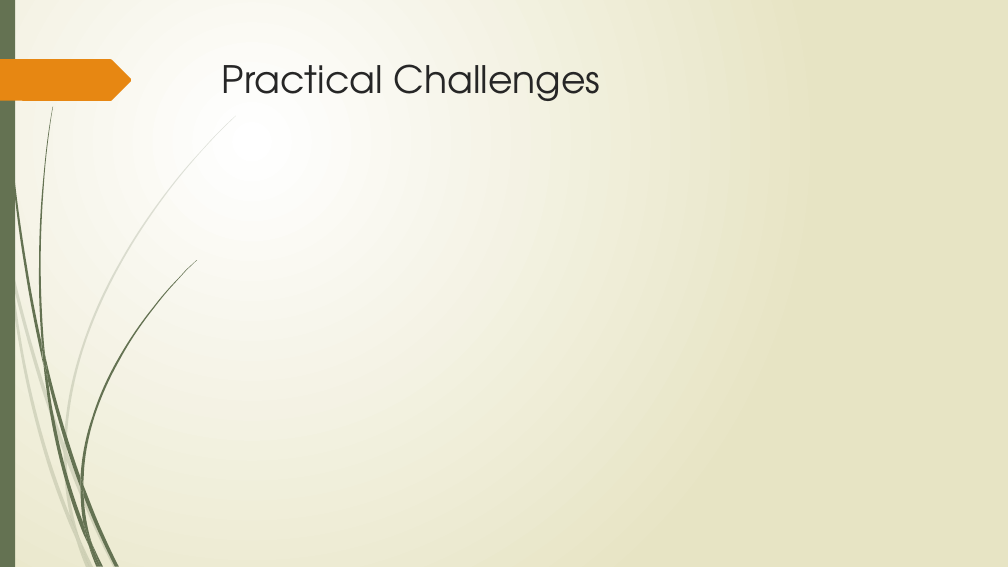
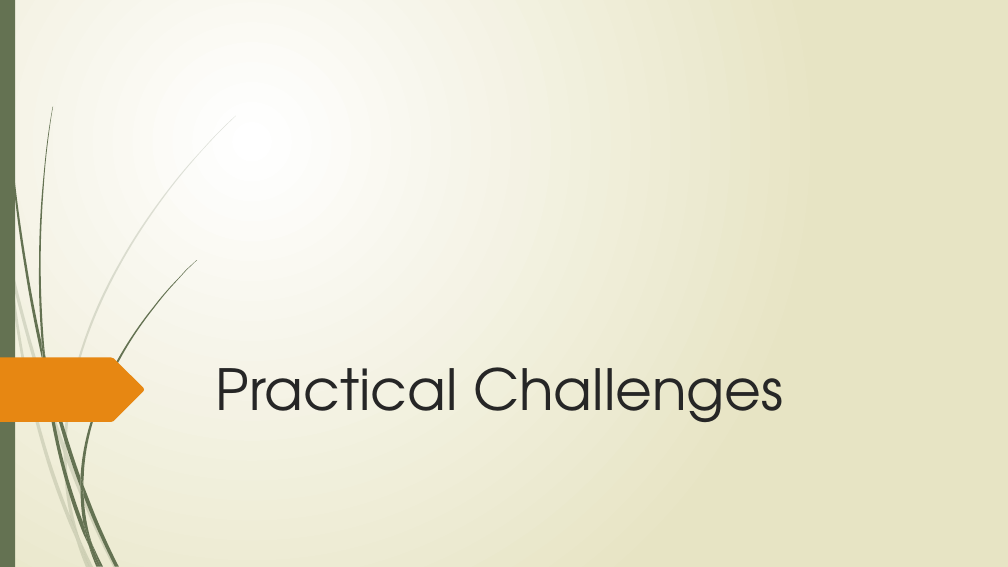
Before and after one commit to tieje/dogen, a slide deck: slide 12 of Presentation/SocialHub_FrancisT_06_23_2020.pptx (slide 9 before the commit). Drawn at 1008x567 pixels with LibreOffice and Linux fonts; fonts in the diff are those of the drawing. Boxes give left, top, right and bottom in pixels: in the first picture for what was removed or moved away, otherwise in the second. Text is boxed around its words. In the diff, an @@ line names an element or a change of style, - is before the commit and + after.

```diff
--- a/Presentation/SocialHub_FrancisT_06_23_2020.pptx
+++ b/Presentation/SocialHub_FrancisT_06_23_2020.pptx
@@ freeform shape: place and size @@
-freeform shape at (0, 59, 132, 101)
+freeform shape at (0, 358, 144, 422)
@@ title "Practical Challenges": place and size @@
-title "Practical Challenges" at (222, 64, 601, 101)
+title "Practical Challenges" at (216, 367, 784, 422)
@@ title "Practical Challenges" at (216, 367, 784, 422): size 36 to 54 pt; vertical alignment top to bottom @@
```
Also in this commit, not shown: 13 other slides changed, 4 slides added, 2 slides removed, 5 other files.
